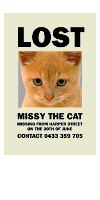
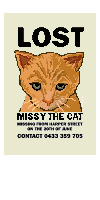
The second 100 × 200 image is a revision of the first. Changes to its layers:
painted on "kitten" over [14, 50, 84, 113]
painted on "Text" over [17, 27, 85, 120]
